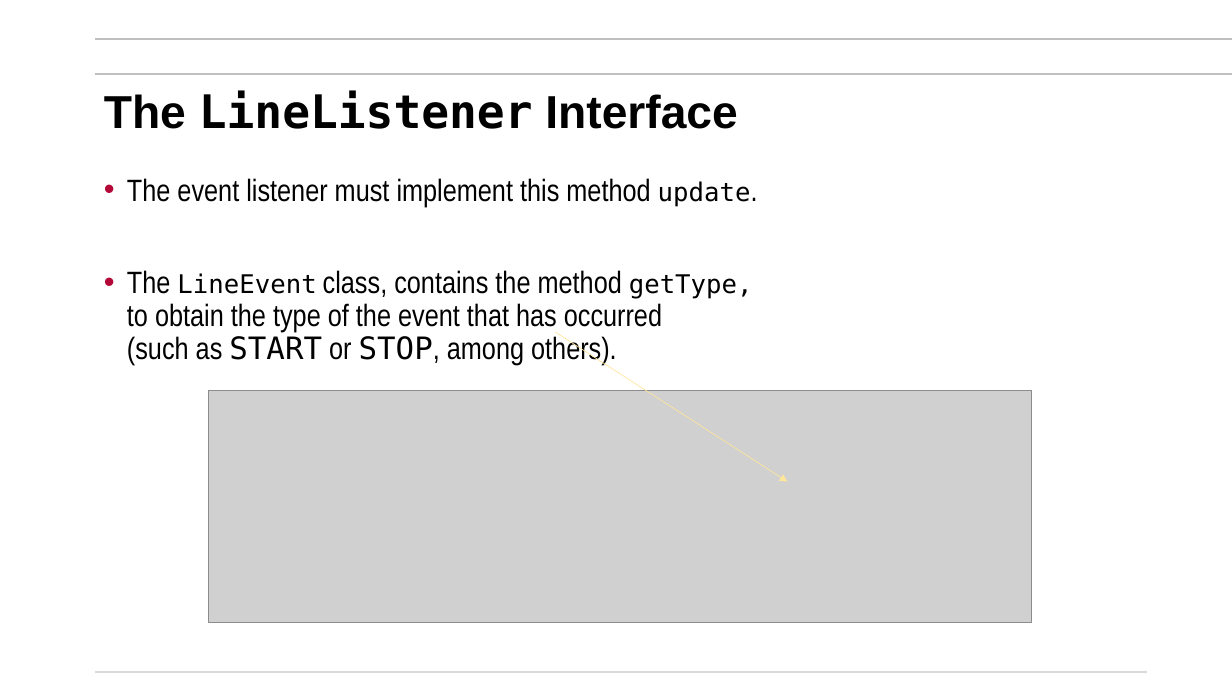
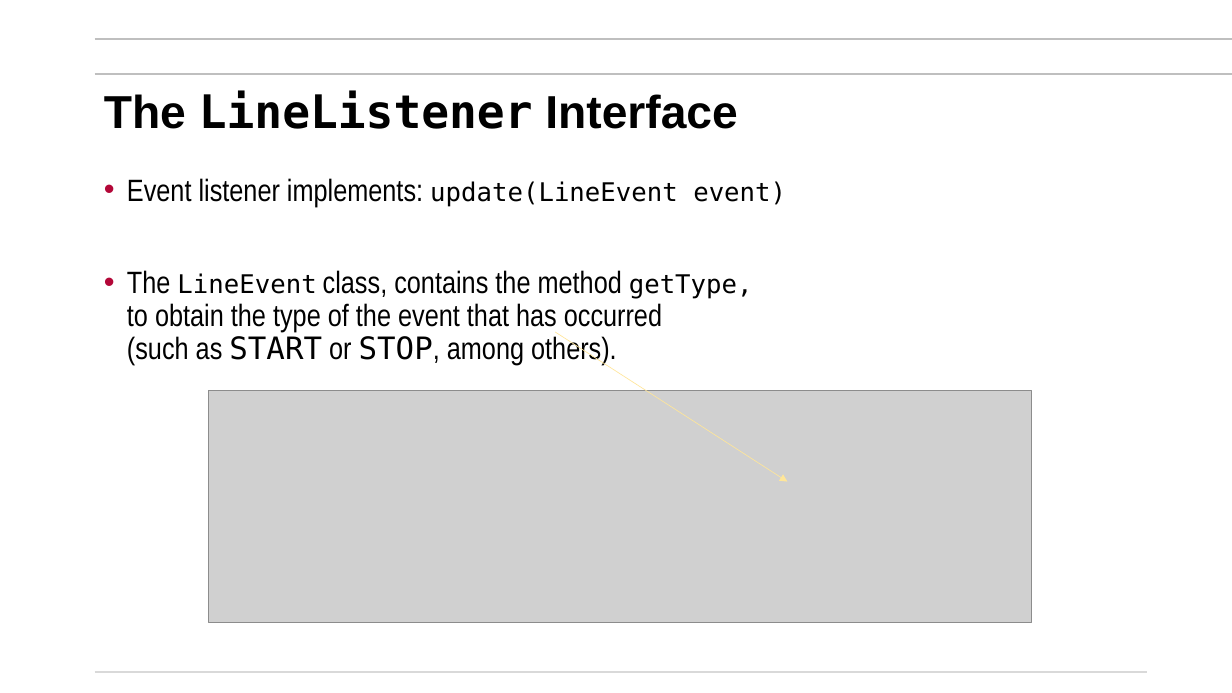
Before and after one commit to mikegrace2/CSEN160-Fall2026-Course-Website, a slide deck: slide 72 of lectures/Week06_File_Threads/1_BasicFileIO_AdvFileIOandSerialize_V4.pptx. Drawn at 1232x693 pixels with LibreOffice and Linux fonts; fonts in the diff are those of the drawing; grey boxes stand for pictures; background and template pictures are left out. Boxes give left, top, right and bottom in pixels: in the first picture for what was removed or moved away, otherwise in the second. Text is boxed around its words. In the diff, an @@ line names an element or a change of style, - is before the commit and + after.

```diff
--- a/lectures/Week06_File_Threads/1_BasicFileIO_AdvFileIOandSerialize_V4.pptx
+++ b/lectures/Week06_File_Threads/1_BasicFileIO_AdvFileIOandSerialize_V4.pptx
@@ text at [127,178,786,207]: text changed @@
-• The event listener must implement this method update.
+• Event listener implements: update(LineEvent event)
```
Also in this commit, not shown: 4 other slides changed.
